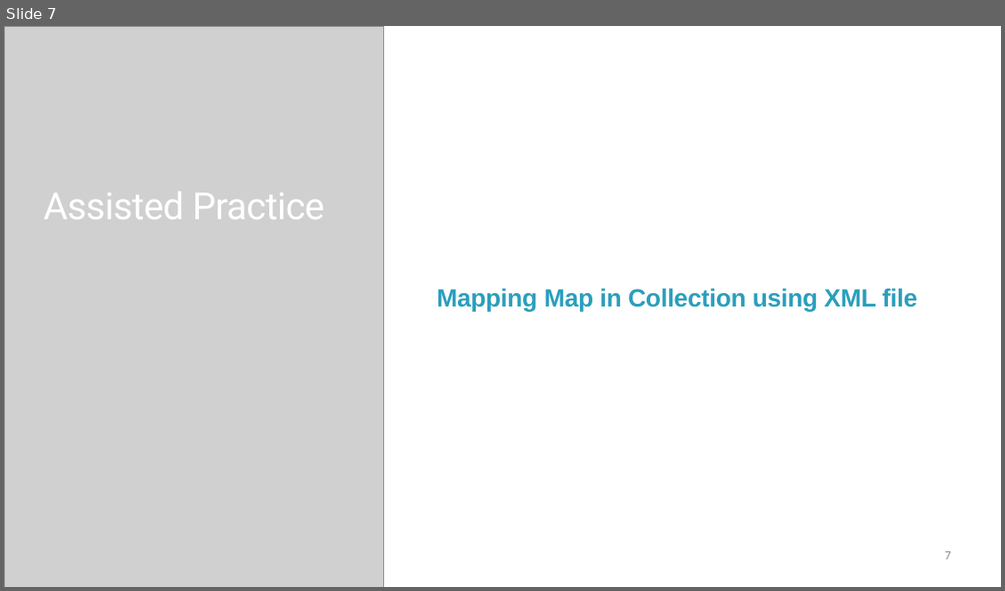
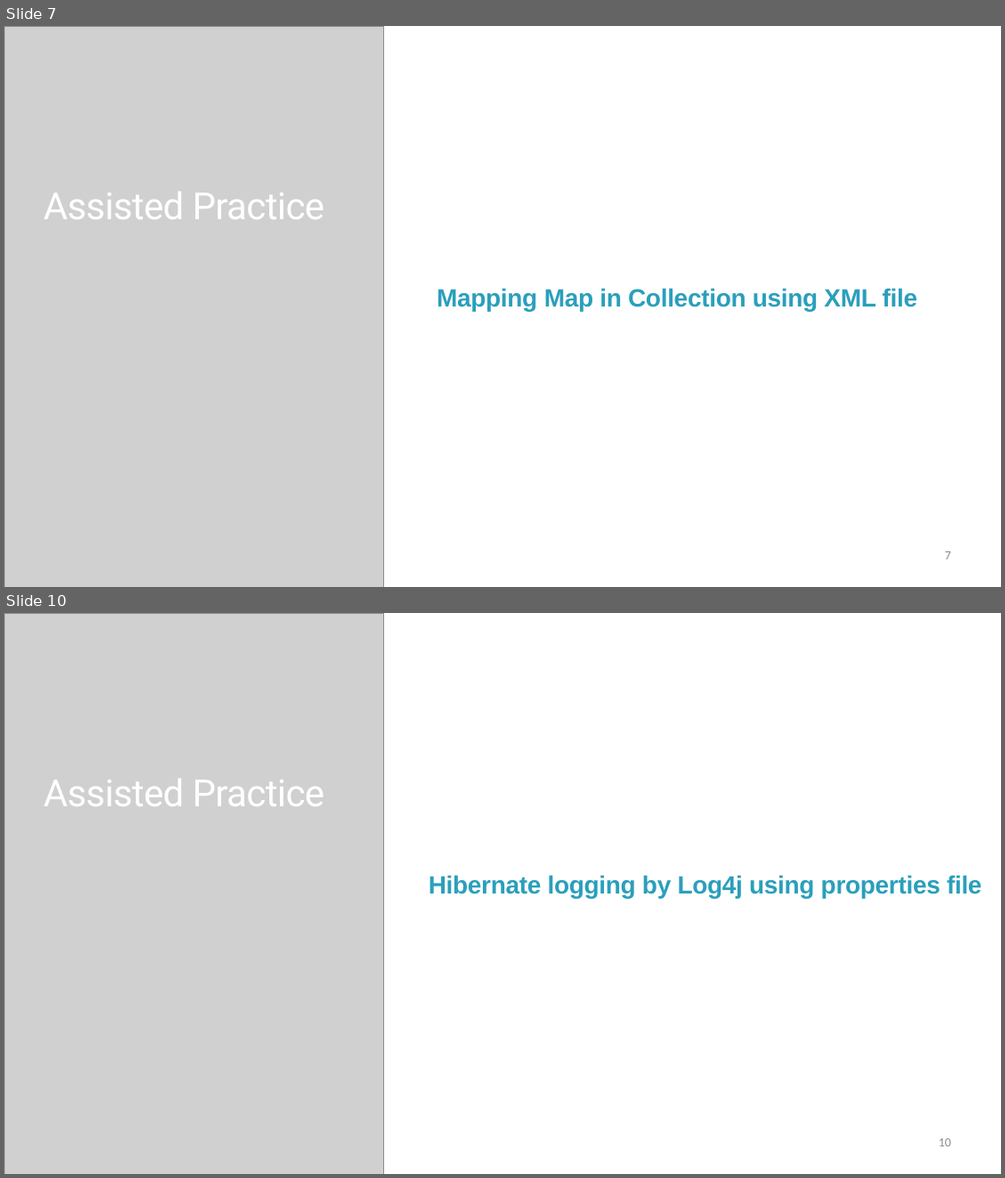
Before and after one commit to StevenJoseph19/DXC-FSD, a slide deck: 2. Web Development and Database/Day 13/Slides/3. Collection Mapping and Logging in Hibernate/collection-mapping-and-logging-in-hibernate-slides.pptx. Shown one above the other, each under a label of ours: slide 7 before the commit, slides 7 and 10 after it; the slides between them are not shown. The pictures are 1005x591 and 1005x1178 pixels, drawn with LibreOffice and Linux fonts; fonts in the diff are those of the drawing; grey boxes stand for pictures. Boxes give left, top, right and bottom in pixels: in the first picture for what was removed or moved away, otherwise in the second. Text is boxed around its words. In the diff, an @@ line names an element or a change of style, - is before the commit and + after.

```diff
--- a/2. Web Development and Database/Day 13/Slides/3. Collection Mapping and Logging in Hibernate/collection-mapping-and-logging-in-hibernate-slides.pptx
+++ b/2. Web Development and Database/Day 13/Slides/3. Collection Mapping and Logging in Hibernate/collection-mapping-and-logging-in-hibernate-slides.pptx
@@ slide 10 added at [4, 613, 1001, 1174], background #FFFFFF @@
@@ picture added at [4, 613, 383, 1174] @@
@@ text added at [43, 779, 325, 806], 54 pt, text #FFFFFF @@
+Assisted Practice
@@ text added at [429, 875, 982, 898], 36 pt, text #2A9FBC, bold @@
+Hibernate logging by Log4j using properties file
@@ page number added at [938, 1138, 951, 1146], 18 pt, text #8C8C8C @@
+10
```
Also in this commit, not shown: 2 other slides added, 9 other files.
